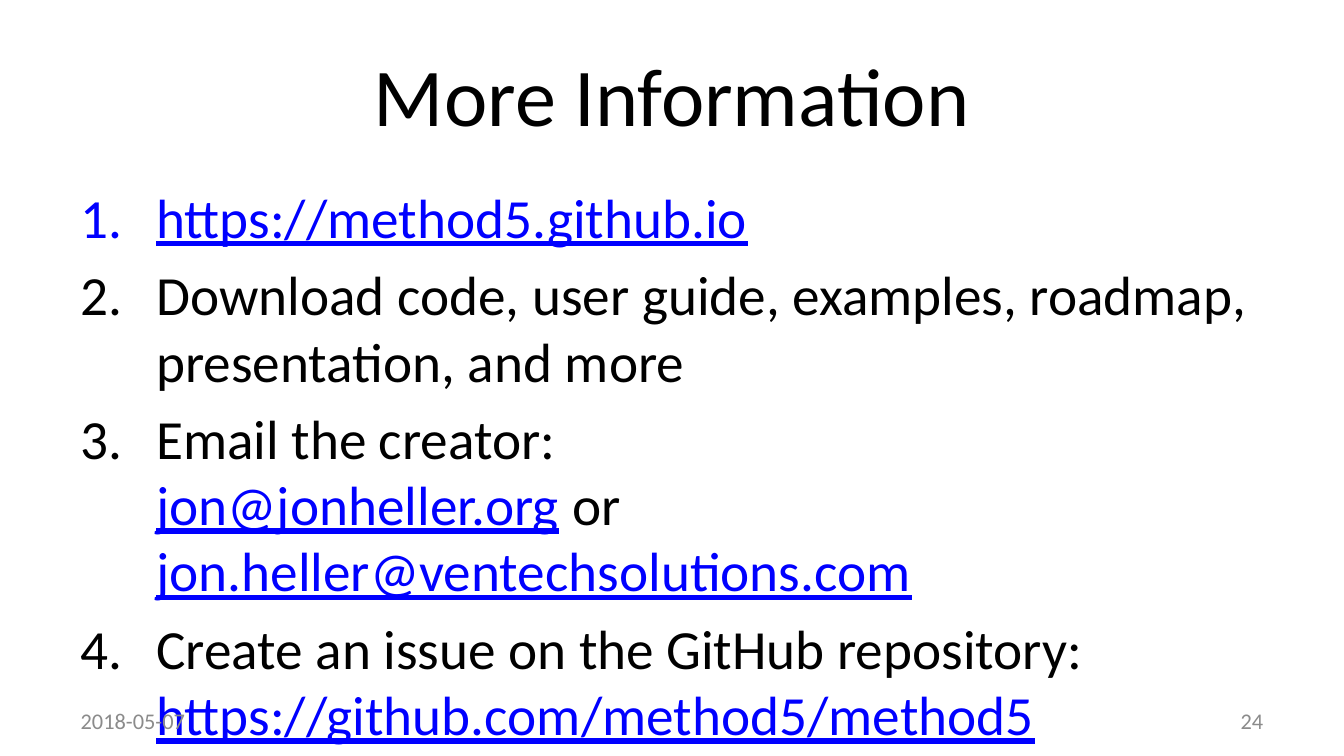
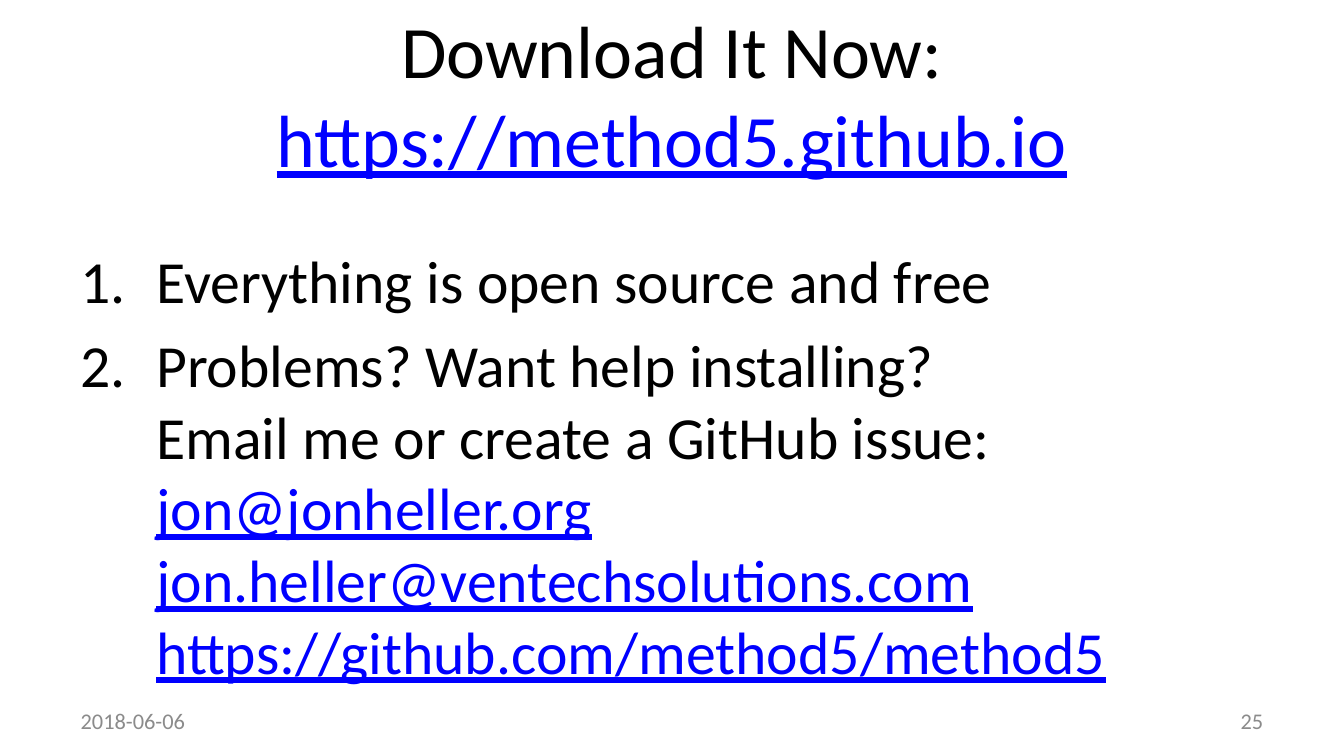
Before and after one commit to method5/method5.github.io, a slide deck: slide 25 of presentations/Method5.pptx (slide 24 before the commit). Drawn at 1344x756 pixels with LibreOffice and Linux fonts; fonts in the diff are those of the drawing; background and template pictures are left out. Boxes give left, top, right and bottom in pixels: in the first picture for what was removed or moved away, otherwise in the second. Text is boxed around its words. In the diff, an @@ line names an element or a change of style, - is before the commit and + after.

```diff
--- a/presentations/Method5.pptx
+++ b/presentations/Method5.pptx
@@ title at (277, 26, 1067, 180): text changed; size 44 to 39.6 pt; text colour #000000 to #0000FF @@
-More Information
+Download It Now:
+https://method5.github.io
@@ text at (156, 261, 1104, 685): text changed; size 29.6 to 32 pt @@
-1. https://method5.github.io
-2. Download code, user guide, examples, roadmap, presentation, and more
-3. Email the creator:
-   jon@jonheller.org or
-   jon.heller@ventechsolutions.com
-4. Create an issue on the GitHub repository:
-   https://github.com/method5/method5
+1. Everything is open source and free
+2. Problems? Want help installing?
+   Email me or create a GitHub issue:
+   jon@jonheller.org
+   jon.heller@ventechsolutions.com
+   https://github.com/method5/method5
@@ text at (81, 714, 185, 729): text changed @@
-2018-05-07
+2018-06-06
@@ page number at (1241, 714, 1264, 729): text changed @@
-24
+25
```
Also in this commit, not shown: 23 other slides changed, 1 slide added, 1 slide removed.
